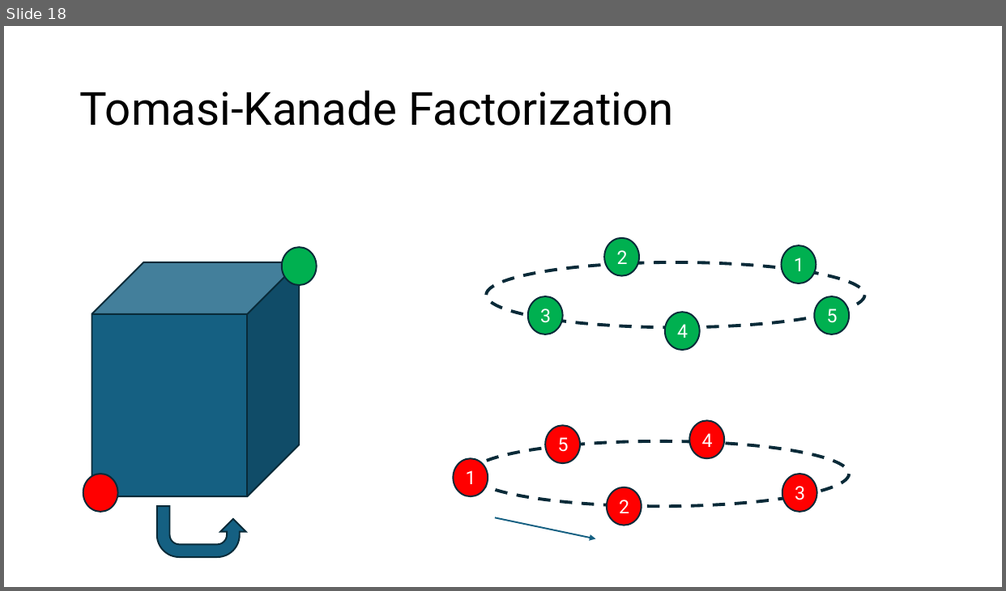
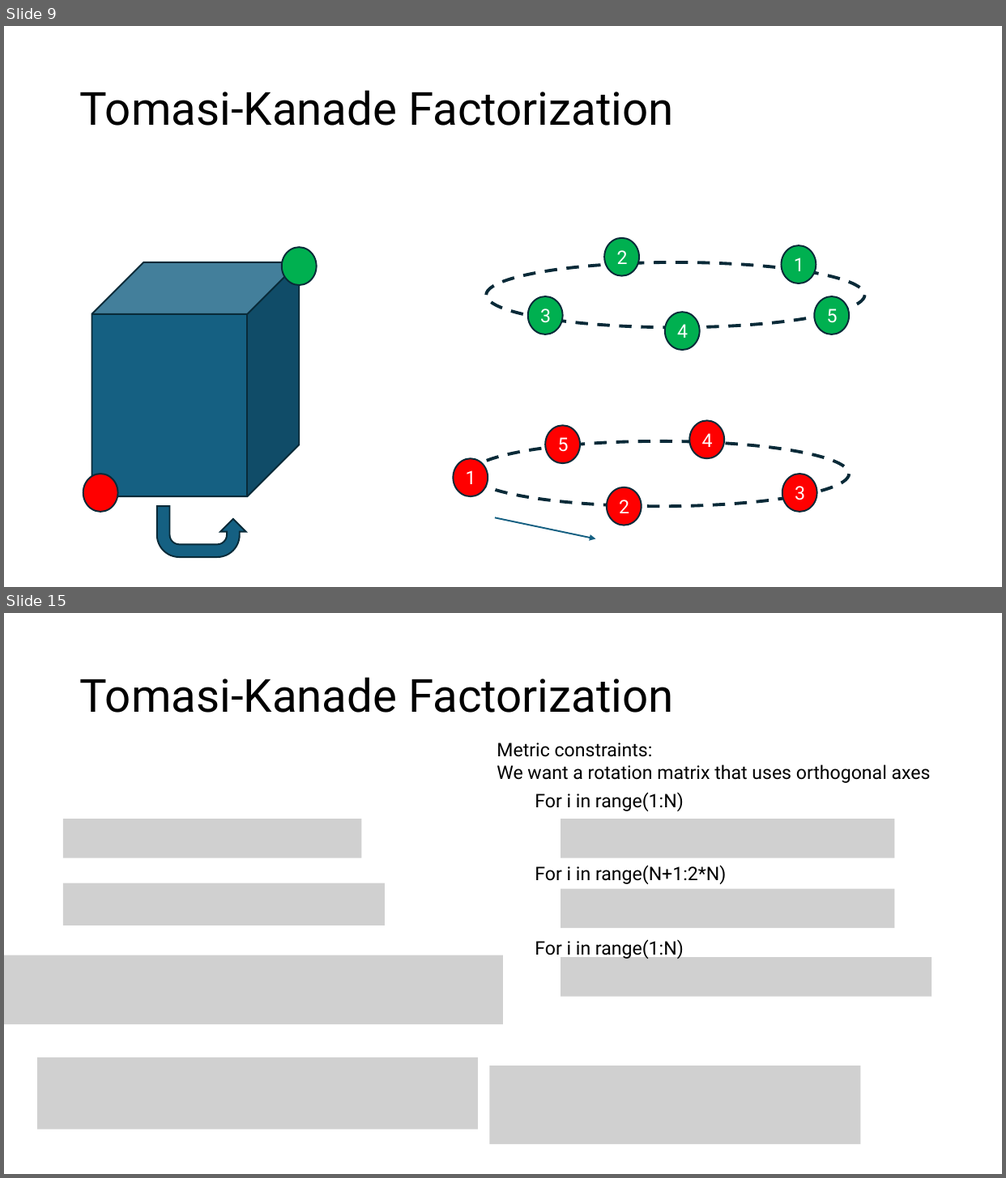
Before and after one commit to SSOE-ECE1390/LecturePowerPoints, a slide deck: ECE1390_Lecture15.pptx. Shown one above the other, each under a label of ours: slide 18 before the commit, slides 9 and 15 after it; the slides between them are not shown. The pictures are 1006x591 and 1006x1178 pixels, drawn with LibreOffice and Linux fonts; fonts in the diff are those of the drawing; grey boxes stand for pictures. Boxes give left, top, right and bottom in pixels: in the first picture for what was removed or moved away, otherwise in the second. Text is boxed around its words. In the diff, an @@ line names an element or a change of style, - is before the commit and + after.

```diff
--- a/ECE1390_Lecture15.pptx
+++ b/ECE1390_Lecture15.pptx
@@ slide 15 added at bbox=[4, 613, 1002, 1174], background #FFFFFF @@
@@ title added at bbox=[80, 677, 674, 713], 44 pt, text #000000 @@
+Tomasi-Kanade Factorization
@@ text added at bbox=[496, 743, 931, 783], 18 pt, text #000000 @@
+Metric constraints:
+We want a rotation matrix that uses orthogonal axes
@@ text added at bbox=[535, 792, 684, 811], 18 pt, text #000000 @@
+For i in range(1:N)
@@ picture added at bbox=[63, 819, 362, 858] @@
@@ picture added at bbox=[561, 819, 895, 858] @@
@@ text added at bbox=[535, 865, 726, 884], 18 pt, text #000000 @@
+For i in range(N+1:2*N)
@@ picture added at bbox=[63, 884, 385, 926] @@
@@ picture added at bbox=[561, 889, 895, 929] @@
@@ text added at bbox=[535, 939, 684, 960], 18 pt, text #000000 @@
+For i in range(1:N)
@@ picture added at bbox=[4, 955, 503, 1024] @@
@@ picture added at bbox=[561, 957, 932, 997] @@
@@ picture added at bbox=[37, 1058, 478, 1130] @@
@@ picture added at bbox=[490, 1066, 861, 1144] @@
@@ what was slide 18 is now slide 9 @@
```
Also in this commit, not shown: 4 slides changed, 28 other slides added, 31 slides removed, 1 other file.
